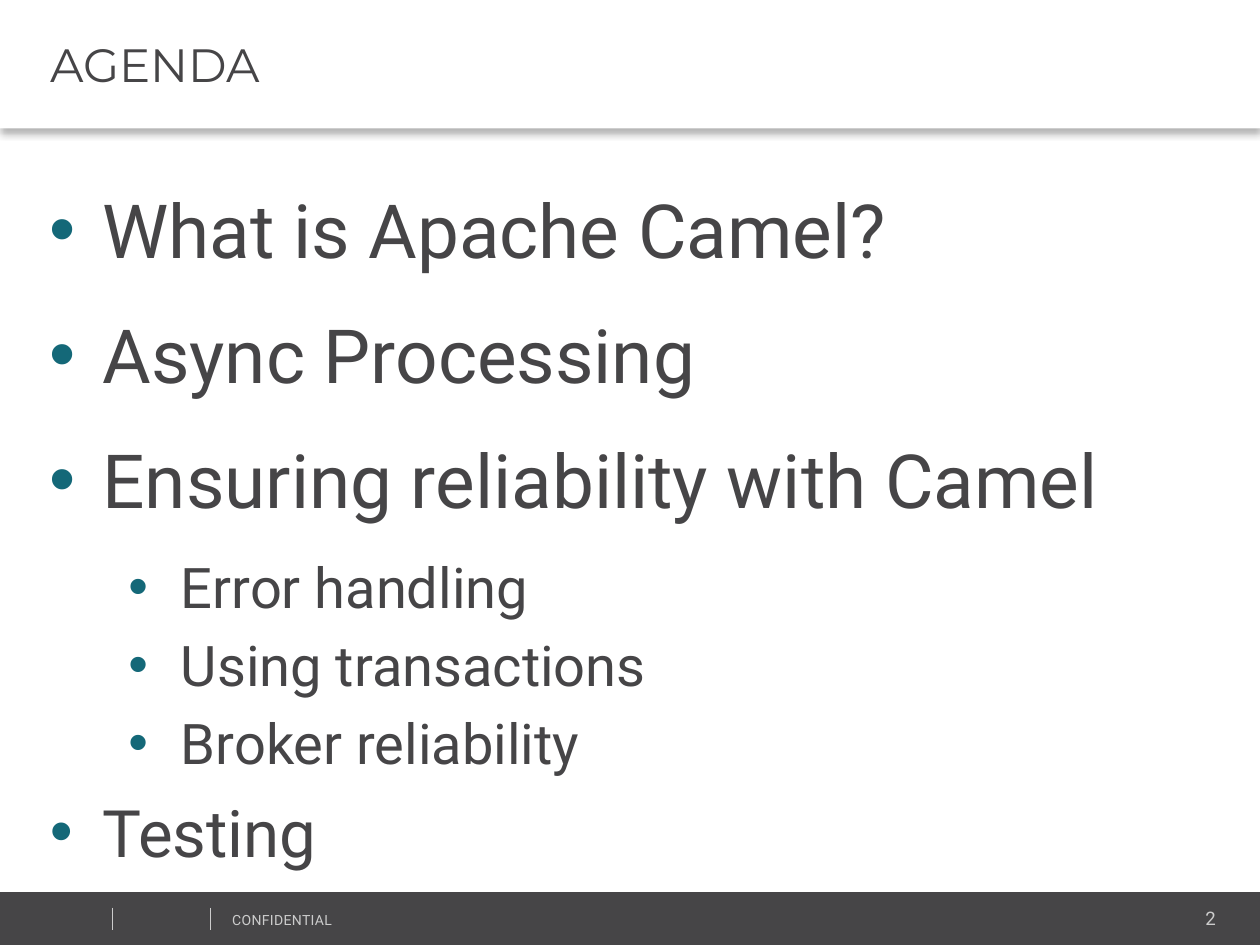
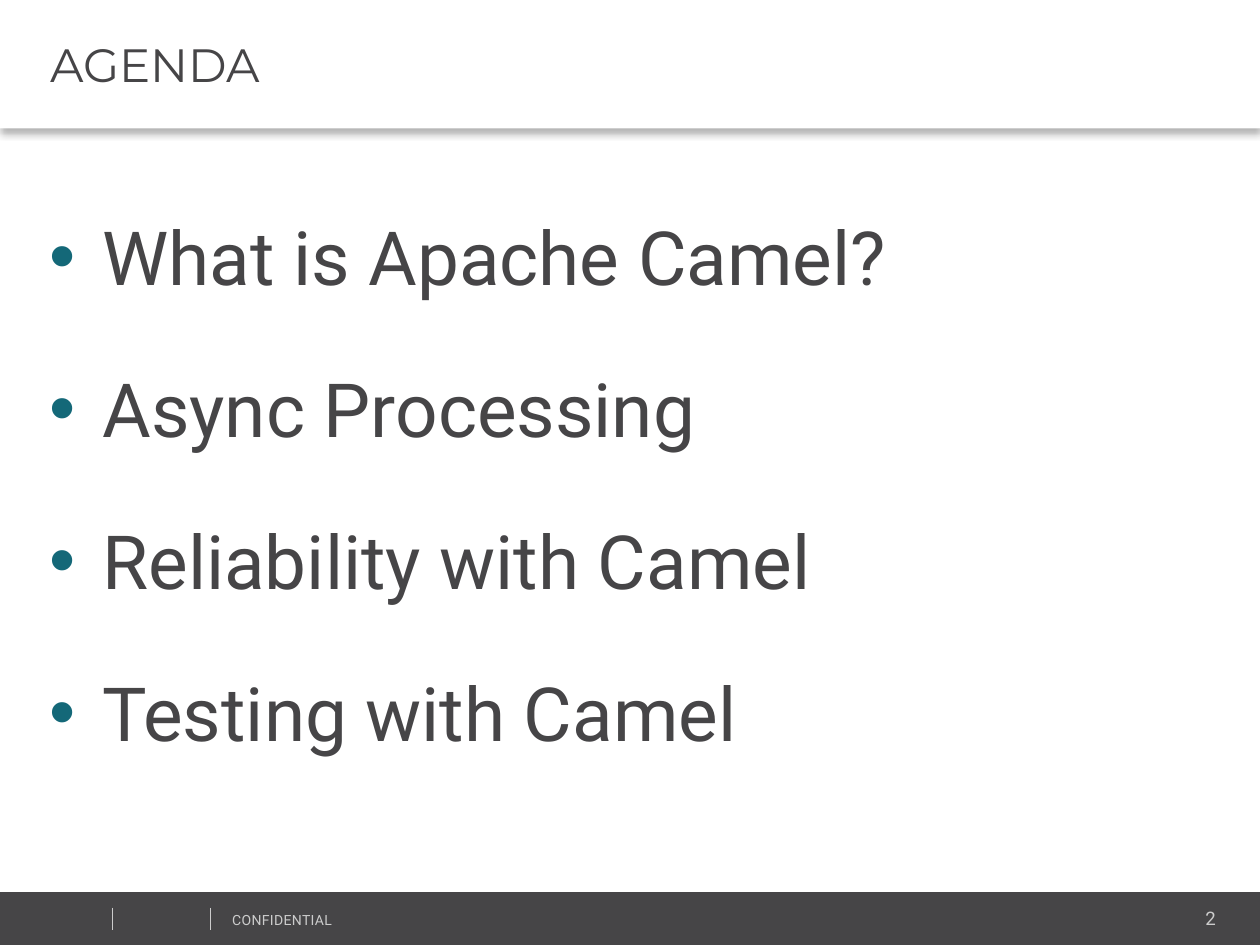
Before and after one commit to vitali-kviatkouski/personal, a slide deck: slide 2 of CamelPresentationITWeek2017.pptx. Drawn at 1260x945 pixels with LibreOffice and Linux fonts; fonts in the diff are those of the drawing; background and template pictures are left out. Boxes give left, top, right and bottom in pixels: in the first picture for what was removed or moved away, otherwise in the second. Text is boxed around its words. In the diff, an @@ line names an element or a change of style, - is before the commit and + after.

```diff
--- a/CamelPresentationITWeek2017.pptx
+++ b/CamelPresentationITWeek2017.pptx
@@ text at (102,229,886,453): line spacing 1.2 to 1.5 @@
@@ text at (102,533,810,757): text changed; size 24 to 32 pt @@
-• Ensuring reliability with Camel
-  • Error handling
-  • Using transactions
-  • Broker reliability
-• Testing
+• Reliability with Camel
+• Testing with Camel
```
Also in this commit, not shown: 11 other slides changed, 6 slides added, 1 other file.
